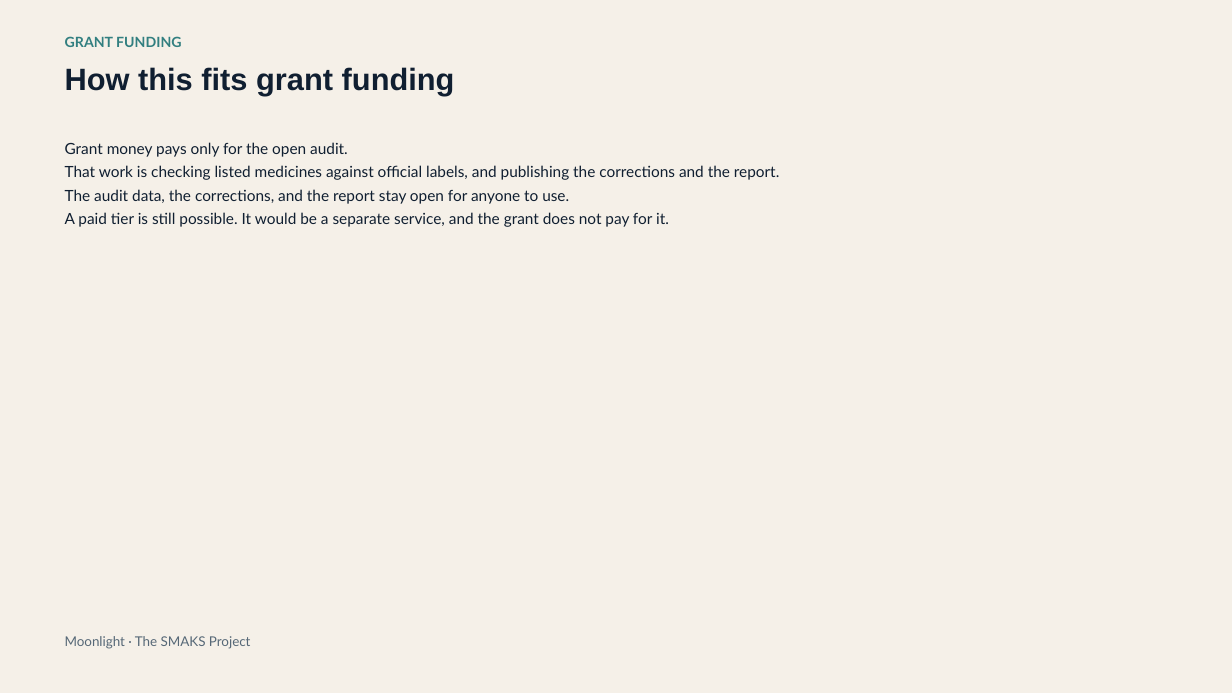
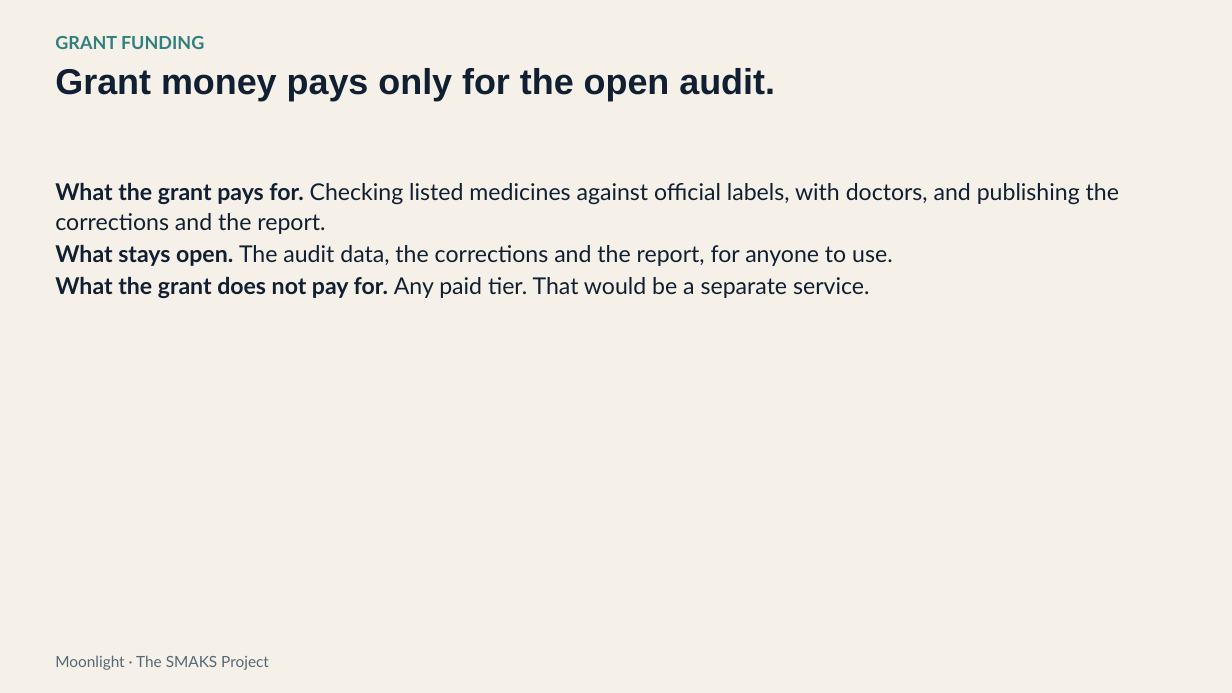
Before and after one commit to Moonlight-Clues/moonlight, a slide deck: slide 13 of docs/pitch/moonlight-deck-funders-19nov.pptx. Drawn at 1232x693 pixels with LibreOffice and Linux fonts; fonts in the diff are those of the drawing. Boxes give left, top, right and bottom in pixels: in the first picture for what was removed or moved away, otherwise in the second. Text is boxed around its words. In the diff, an @@ line names an element or a change of style, - is before the commit and + after.

```diff
--- a/docs/pitch/moonlight-deck-funders-19nov.pptx
+++ b/docs/pitch/moonlight-deck-funders-19nov.pptx
@@ text "GRANT FUNDING": place and size @@
-text "GRANT FUNDING" at [65, 36, 181, 47]
+text "GRANT FUNDING" at [55, 36, 204, 49]
@@ text "GRANT FUNDING" at [55, 36, 204, 49]: size 11 to 14 pt @@
@@ text added at [55, 68, 775, 101], 28 pt, text #101F31, bold @@
+Grant money pays only for the open audit.
@@ text removed at [65, 67, 455, 95] @@
-How this fits grant funding
@@ text at [55, 183, 1119, 298]: text changed; size 12 to 18 pt @@
-Grant money pays only for the open audit.
-That work is checking listed medicines against official labels, and publishing the corrections and the report.
-The audit data, the corrections, and the report stay open for anyone to use.
-A paid tier is still possible. It would be a separate service, and the grant does not pay for it.
+What the grant pays for. Checking listed medicines against official labels, with doctors, and publishing the corrections and the report.
+What stays open. The audit data, the corrections and the report, for anyone to use.
+What the grant does not pay for. Any paid tier. That would be a separate service.
@@ text "Moonlight · The SMAKS Project": place and size @@
-text "Moonlight · The SMAKS Project" at [65, 636, 251, 649]
+text "Moonlight · The SMAKS Project" at [55, 655, 269, 670]
@@ text "Moonlight · The SMAKS Project" at [55, 655, 269, 670]: size 10.5 to 12 pt @@
```
Also in this commit, not shown: 5 other slides changed, 9 slides added, 10 slides removed, 1 other file.
